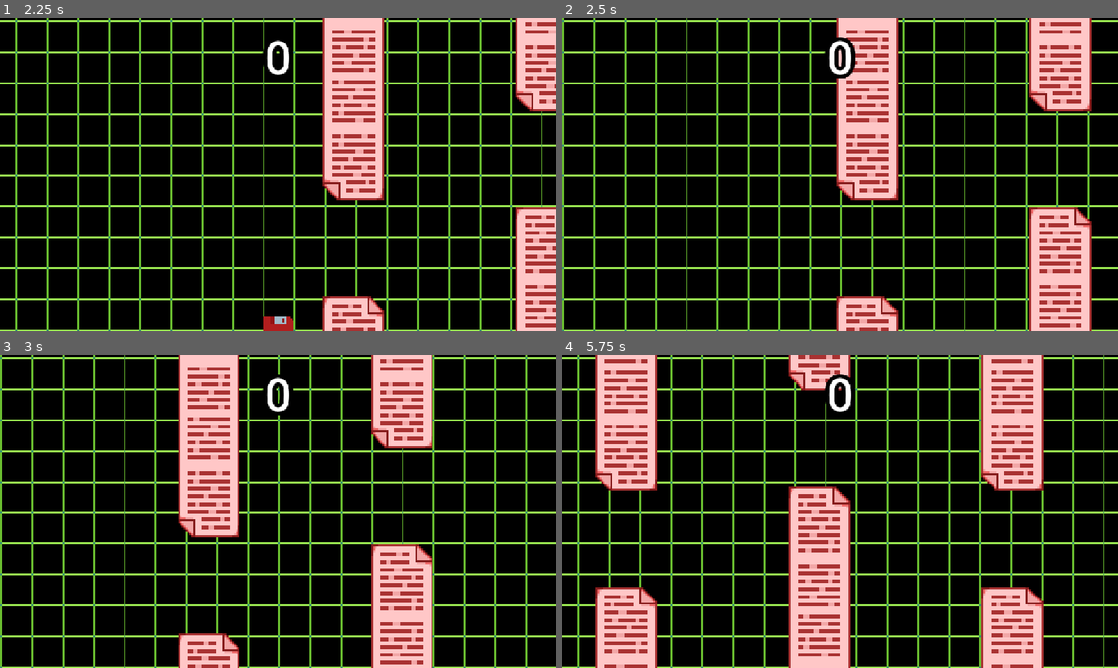
Above: before the commit, frames 1-4 (two rows, left to right).
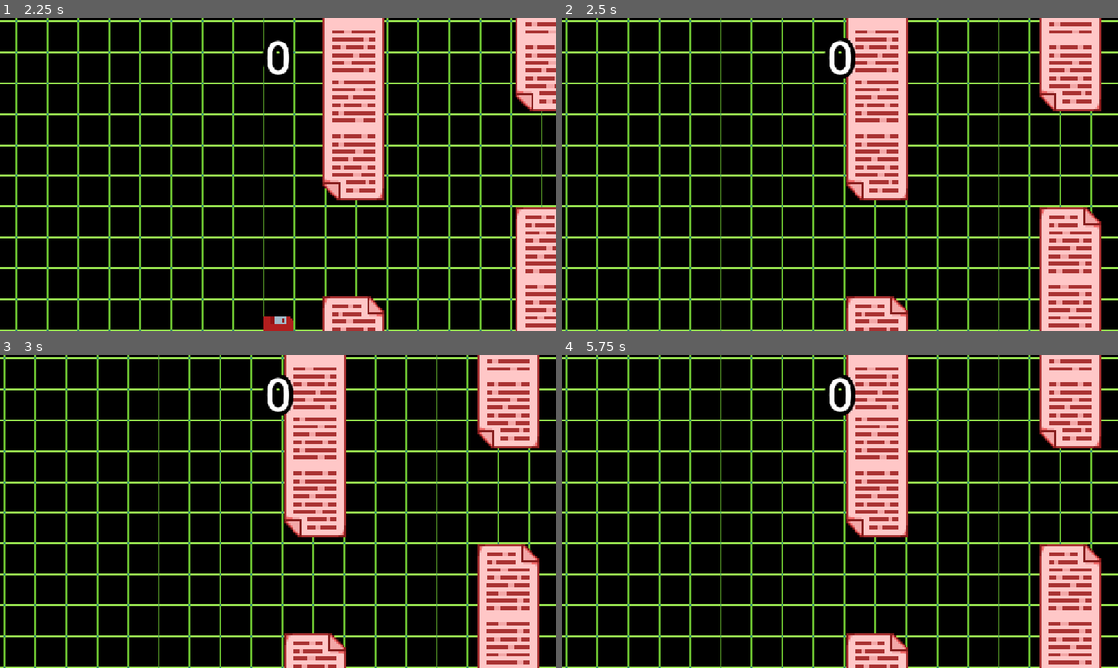
Above: after the commit, the same moments.

Repository: Oblitiel/FlappyDisk
Game: Godot game, scene res://scenes/game_controller/game_controller.tscn
Two runs of this game, one before a commit and one after it. Both use one fixed random seed, a clock stepped at 60 frames per second and the inputs below.
Inputs:
- Up to frame 1 (2.25 s): tap Space (jump) at 0.77, 1.07, 1.52, 1.82 s
- Up to frame 2 (2.5 s): no input
- Up to frame 3 (3 s): no input
- Up to frame 4 (5.75 s): tap Space (jump) at 3.02, 3.32, 3.77, 4.07, 4.52, 4.82 s

Frame 1 is identical in both runs. In frame 2, 18% of the frame differs, in the area x 0-97%, y 0-100%; in frame 3, 38%; in frame 4, 45%, in the area x 0-98%, y 0-100%.

Commit message:
Pause Game on death

Diff:
--- a/scenes/file_obstacle/file_obstacle.gd
+++ b/scenes/file_obstacle/file_obstacle.gd
@@ -15,3 +15,8 @@
 
 func _on_visible_on_screen_notifier_2d_screen_exited():
 	screen_exited.emit(self)
+
+func _on_body_entered(body : Node2D) -> void:
+	super(body)
+	if body is FlappyCharacter:
+		GameController.instance.player_obstacle_collision()
--- a/scenes/game_controller/game_controller.gd
+++ b/scenes/game_controller/game_controller.gd
@@ -19,7 +19,7 @@
 	_player_character_manager.change_character(new_character, delete, keep_running)
 
 func player_obstacle_collision():
-	pass
+	pause_game()
 
 func add_score(points : int = 1):
 	_ui_manager.add_score(points)
